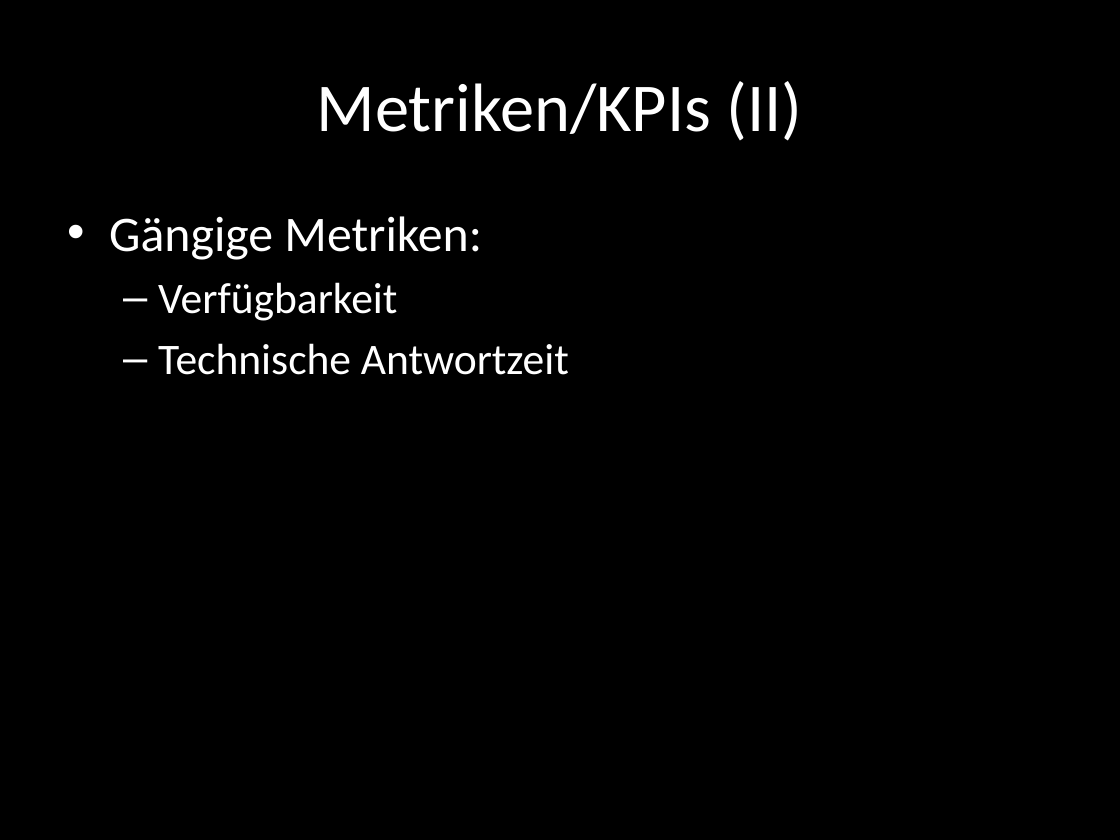
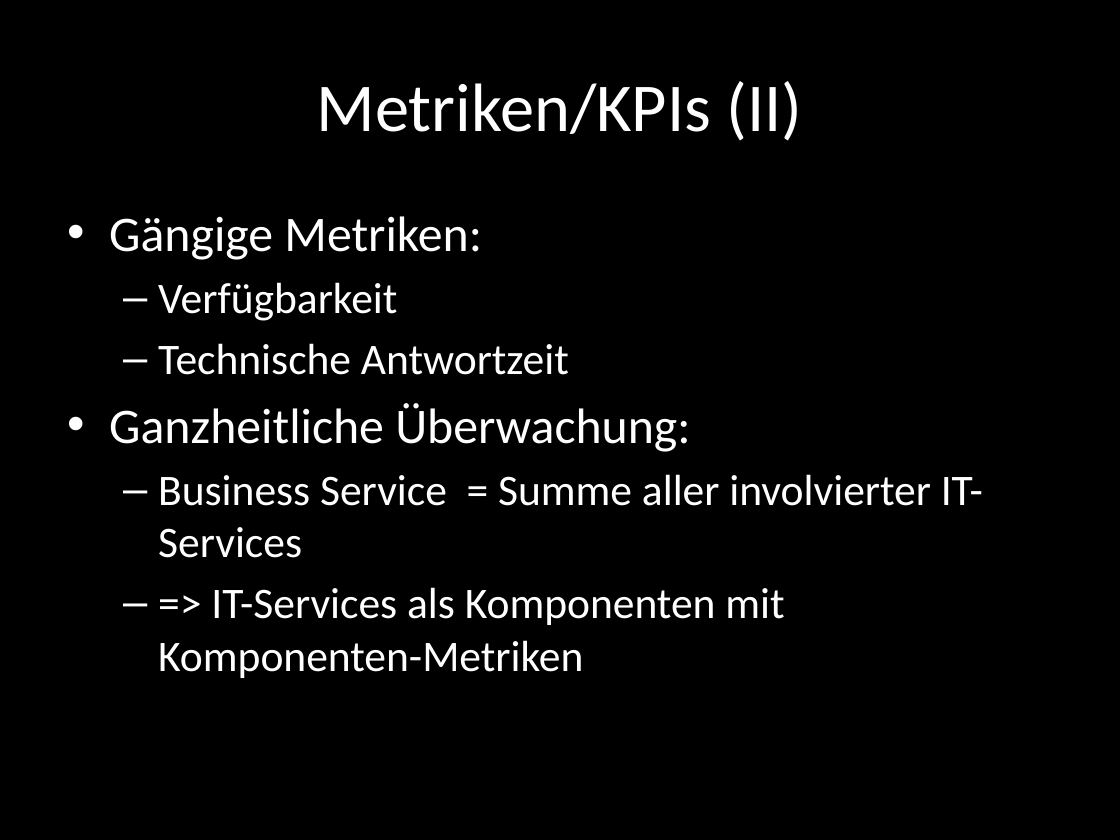
Before and after one commit to foyan/E2E, a slide deck: slide 7 of End-to-end Monitoring.pptx. Drawn at 1120x840 pixels with LibreOffice and Linux fonts; fonts in the diff are those of the drawing. Boxes give left, top, right and bottom in pixels: in the first picture for what was removed or moved away, otherwise in the second. Text is boxed around its words. In the diff, an @@ line names an element or a change of style, - is before the commit and + after.

```diff
--- a/End-to-end Monitoring.pptx
+++ b/End-to-end Monitoring.pptx
@@ text at bbox=[109, 403, 983, 678]: paragraphs added @@
+• Ganzheitliche Überwachung:
+  – Business Service = Summe aller involvierter IT-Services
+  – => IT-Services als Komponenten mit Komponenten-Metriken
```
Also in this commit, not shown: 13 slides added, 1 slide removed, 2 other files.
